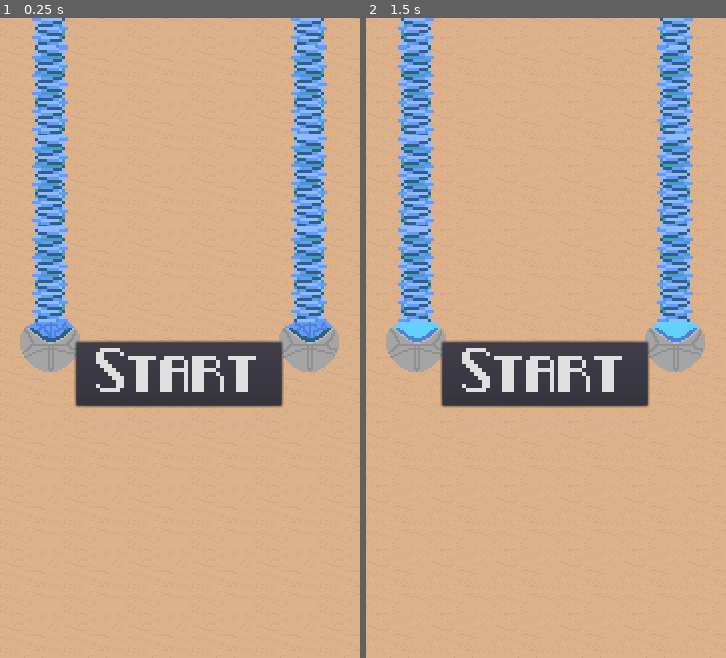
Above: before the commit, frames 1-2 (left to right).
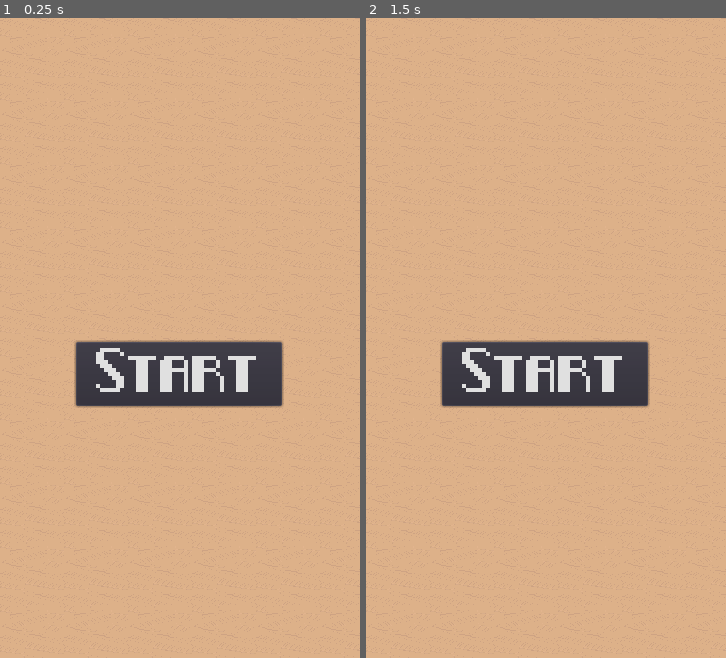
Above: after the commit, the same moments.

Repository: JordonR96/Hyper-Planet
Game: Godot game, scene res://Main.tscn
The game is run twice, just before and just after one commit, with the same random seed, the same clock (stepped at 60 frames per second) and the same inputs.
Inputs:
- Up to frame 1 (0.25 s): no input
- Up to frame 2 (1.5 s): tap Enter at 0.5 s; hold Right (ui_right) 0.53-1.28 s; tap Space (ui_select) at 0.77, 1.25 s; hold Left (ui_left) from 1.28 s (still down)

The runs differ from the first frame. In frame 1, 10% of the frame differs, in the area x 5-95%, y 0-56%; in frame 2, 10%.

Commit message:
added more enemies
added alectro dropship basics

Diff:
--- /dev/null
+++ b/ElectroDropship.gd
@@ -0,0 +1,33 @@
+extends 'Enemy.gd'
+
+var Bomb  = preload("res://ElectroDropshipBomb.tscn")
+
+
+## TODO find locationi relative to ship to spawn bullet
+## give some movement patterns (straight, diagonal, sinusoidal
+## once on screen make it start droppind bombs at reg intervals
+#(have diff interval ranges)
+
+## make it stay on screen ifront of player for a bit sometimes
+## hagve range of time periods we can select from
+## othertimes just comes on and off
+
+# Called when the node enters the scene tree for the first time.
+func _ready():
+	pass # Replace with function body.
+
+
+# Called every frame. 'delta' is the elapsed time since the previous frame.
+func _process(delta):
+	var velocity = Vector2(0, -1 ).rotated(rotation) * speed * delta
+	position += velocity
+
+	pass
+
+
+func _on_ShootTimer_timeout():
+	print('Shooting')
+	var change = Vector2(0, 1).rotated(rotation)
+	change = change * 25
+	var spawn = Vector2(global_position.x, global_position.y) + change
+	emit_signal('shoot', Bomb, spawn, Vector2(0,1).rotated(rotation))
--- /dev/null
+++ b/ElectroDropship.tscn
@@ -0,0 +1,58 @@
+[gd_scene load_steps=7 format=2]
+
+[ext_resource path="res://Enemy.tscn" type="PackedScene" id=1]
+[ext_resource path="res://Art/enemies/electric_dropship/ELectricdriopship.png" type="Texture" id=2]
+[ext_resource path="res://ElectroDropship.gd" type="Script" id=3]
+
+[sub_resource type="CircleShape2D" id=1]
+radius = 13.6653
+
+[sub_resource type="CapsuleShape2D" id=2]
+radius = 13.0908
+height = 32.488
+
+[sub_resource type="Animation" id=3]
+resource_name = "Fly"
+length = 0.3
+loop = true
+tracks/0/type = "value"
+tracks/0/path = NodePath("Sprite:frame")
+tracks/0/interp = 1
+tracks/0/loop_wrap = true
+tracks/0/imported = false
+tracks/0/enabled = true
+tracks/0/keys = {
+"times": PoolRealArray( 0, 0.1, 0.2 ),
+"transitions": PoolRealArray( 1, 1, 1 ),
+"update": 1,
+"values": [ 1, 2, 3 ]
+}
+
+[node name="Enemy" instance=ExtResource( 1 )]
+position = Vector2( 0, 0 )
+collision_mask = 25
+script = ExtResource( 3 )
+speed = 87
+
+[node name="CollisionShape2D3" type="CollisionShape2D" parent="." index="0"]
+position = Vector2( -27.4004, 4.5078 )
+shape = SubResource( 1 )
+
+[node name="CollisionShape2D4" type="CollisionShape2D" parent="." index="1"]
+position = Vector2( 24.8371, 5.2149 )
+shape = SubResource( 1 )
+
+[node name="CollisionShape2D" parent="." index="2"]
+shape = SubResource( 2 )
+
+[node name="AnimationPlayer" parent="." index="3"]
+anims/Fly = SubResource( 3 )
+
+[node name="Sprite" parent="." index="4"]
+texture = ExtResource( 2 )
+hframes = 5
+frame = 3
+
+[node name="ShootTimer" type="Timer" parent="." index="5"]
+autostart = true
+[connection signal="timeout" from="ShootTimer" to="." method="_on_ShootTimer_timeout"]
--- /dev/null
+++ b/ElectroDropshipBomb.gd
@@ -0,0 +1,19 @@
+extends 'Bullet.gd'
+
+
+# Declare member variables here. Examples:
+# var a = 2
+# var b = "text"
+
+#TODO
+# once on it moves down screen
+## make it wait a few seconds then s=trigger start animation then once done play on animation + stop moving
+
+# Called when the node enters the scene tree for the first time.
+func _ready():
+	pass # Replace with function body.
+
+
+# Called every frame. 'delta' is the elapsed time since the previous frame.
+#func _process(delta):
+#	pass
--- /dev/null
+++ b/ElectroDropshipBomb.tscn
@@ -0,0 +1,132 @@
+[gd_scene load_steps=9 format=2]
+
+[ext_resource path="res://Bullet.tscn" type="PackedScene" id=1]
+[ext_resource path="res://Art/enemies/electric_dropship/electric-dropdship-electricbomb.png" type="Texture" id=2]
+[ext_resource path="res://ElectroDropshipBomb.gd" type="Script" id=3]
+
+[sub_resource type="RectangleShape2D" id=1]
+extents = Vector2( 7.46139, 7.62661 )
+
+[sub_resource type="Animation" id=2]
+length = 0.1
+tracks/0/type = "value"
+tracks/0/path = NodePath("Sprite:frame")
+tracks/0/interp = 1
+tracks/0/loop_wrap = true
+tracks/0/imported = false
+tracks/0/enabled = true
+tracks/0/keys = {
+"times": PoolRealArray( 0 ),
+"transitions": PoolRealArray( 1 ),
+"update": 1,
+"values": [ 0 ]
+}
+tracks/1/type = "value"
+tracks/1/path = NodePath("CollisionShape2D:shape:extents")
+tracks/1/interp = 1
+tracks/1/loop_wrap = true
+tracks/1/imported = false
+tracks/1/enabled = true
+tracks/1/keys = {
+"times": PoolRealArray( 0.1 ),
+"transitions": PoolRealArray( 1 ),
+"update": 0,
+"values": [ Vector2( 6.75428, 7.53822 ) ]
+}
+
+[sub_resource type="Animation" id=3]
+resource_name = "On"
+length = 0.75
+loop = true
+step = 0.15
+tracks/0/type = "value"
+tracks/0/path = NodePath("Sprite:frame")
+tracks/0/interp = 1
+tracks/0/loop_wrap = true
+tracks/0/imported = false
+tracks/0/enabled = true
+tracks/0/keys = {
+"times": PoolRealArray( 0, 0.15, 0.3, 0.45, 0.6 ),
+"transitions": PoolRealArray( 1, 1, 1, 1, 1 ),
+"update": 1,
+"values": [ 6, 7, 8, 9, 10 ]
+}
+tracks/1/type = "value"
+tracks/1/path = NodePath("CollisionShape2D:shape:extents")
+tracks/1/interp = 1
+tracks/1/loop_wrap = true
+tracks/1/imported = false
+tracks/1/enabled = true
+tracks/1/keys = {
+"times": PoolRealArray( 0.164557 ),
+"transitions": PoolRealArray( 1 ),
+"update": 0,
+"values": [ Vector2( 30.6191, 31.2263 ) ]
+}
+
+[sub_resource type="Animation" id=4]
+length = 0.9
+step = 0.15
+tracks/0/type = "value"
+tracks/0/path = NodePath("Sprite:frame")
+tracks/0/interp = 1
+tracks/0/loop_wrap = true
+tracks/0/imported = false
+tracks/0/enabled = true
+tracks/0/keys = {
+"times": PoolRealArray( 0, 0.15, 0.3, 0.45, 0.6, 0.75 ),
+"transitions": PoolRealArray( 1, 1, 1, 1, 1, 1 ),
+"update": 1,
+"values": [ 0, 1, 2, 3, 4, 5 ]
+}
+tracks/1/type = "value"
+tracks/1/path = NodePath("CollisionShape2D:shape:extents")
+tracks/1/interp = 1
+tracks/1/loop_wrap = true
+tracks/1/imported = false
+tracks/1/enabled = true
+tracks/1/keys = {
+"times": PoolRealArray( 0, 0.15, 0.3, 0.6 ),
+"transitions": PoolRealArray( 1, 1, 1, 1 ),
+"update": 0,
+"values": [ Vector2( 7.46139, 7.62661 ), Vector2( 15.7699, 16.3771 ), Vector2( 19.7474, 20.9732 ), Vector2( 24.6971, 27.9559 ) ]
+}
+
+[sub_resource type="GDScript" id=5]
+script/source = "extends Sprite
+
+
+# Declare member variables here. Examples:
+# var a = 2
+# var b = \"text\"
+
+
+# Called when the node enters the scene tree for the first time.
+func _ready():
+	pass # Replace with function body.
+
+
+# Called every frame. 'delta' is the elapsed time since the previous frame.
+#func _process(delta):
+#	pass
+"
+
+[node name="Bullet" instance=ExtResource( 1 )]
+collision_layer = 4
+collision_mask = 1
+script = ExtResource( 3 )
+speed = 20
+lifetime = 30.0
+
+[node name="CollisionShape2D" parent="." index="0"]
+shape = SubResource( 1 )
+
+[node name="AnimationPlayer" parent="." index="2"]
+anims/Off = SubResource( 2 )
+anims/On = SubResource( 3 )
+anims/Start = SubResource( 4 )
+
+[node name="Sprite" parent="." index="3"]
+texture = ExtResource( 2 )
+hframes = 11
+script = SubResource( 5 )
--- a/Main.gd
+++ b/Main.gd
@@ -20,6 +20,7 @@
 var player
 
 var SDScene = preload("res://SideDropship.tscn")
+var EDScene = preload("res://ElectroDropship.tscn")
 
 # TODO make this customisable so can have diff bullets?
 var PlayerBulletScene = preload('res://PlayerBullet.tscn')
@@ -107,11 +108,13 @@
 
 	# TODO will have spawn manager that has all spwan pahts which will do something like this
 
-	var enemy = SDScene.instance()
-
-
-	var spawn = Vector2(0, -182)
+#	var enemy = SDScene.instance()
+	var enemy = EDScene.instance()
+
+	var spawn = Vector2(40, -182)
 	enemy.position = spawn
+	enemy.rotation = 45
+
 	enemy.connect('shoot', self , '_spawn_enemy_bullet')
 	## make sure we can destroy all enemies if we wish (this will be a pickup)
 	connect('destroy_all_enemies', enemy, '_on_destroy_all_enemies')
--- a/Main.tscn
+++ b/Main.tscn
@@ -1,8 +1,7 @@
-[gd_scene load_steps=9 format=2]
+[gd_scene load_steps=8 format=2]
 
 [ext_resource path="res://Main.gd" type="Script" id=1]
 [ext_resource path="res://Font/pixel_noir/Pixel-Noir Caps.ttf" type="DynamicFontData" id=2]
-[ext_resource path="res://ElectroPodLong.tscn" type="PackedScene" id=3]
 [ext_resource path="res://Camera2D.tscn" type="PackedScene" id=4]
 [ext_resource path="res://Font/pixel_noir/Pixel-Noir.ttf" type="DynamicFontData" id=5]
 
@@ -72,12 +71,6 @@
 
 [node name="SpawnTimer" type="Timer" parent="."]
 wait_time = 0.1
-
-[node name="Node2D" parent="." instance=ExtResource( 3 )]
-position = Vector2( 50.2046, 74.2462 )
-
-[node name="Node2D2" parent="." instance=ExtResource( 3 )]
-position = Vector2( 309.006, 73.5391 )
 [connection signal="pressed" from="Camera2D/HUD/StartButton" to="." method="_start_game"]
 [connection signal="timeout" from="ScoreTimer" to="." method="_on_ScoreTimer_timeout"]
 [connection signal="timeout" from="SpawnTimer" to="." method="_spawn_enemies"]
Binary file changed: Art/enemies/electric_dropship/ELectricdriopship.aseprite
Binary file added: Art/enemies/electric_dropship/ELectricdriopship.png
Binary file changed: Art/enemies/electric_dropship/electric-dropdship-electricbomb.aseprite
Binary file added: Art/enemies/electric_dropship/electric-dropdship-electricbomb.png
Binary file changed: Art/enemies/hitechbg.aseprite
Binary file changed: Art/enemies/newship.aseprite
Binary file changed: Art/tiles/NewTestBg.aseprite
